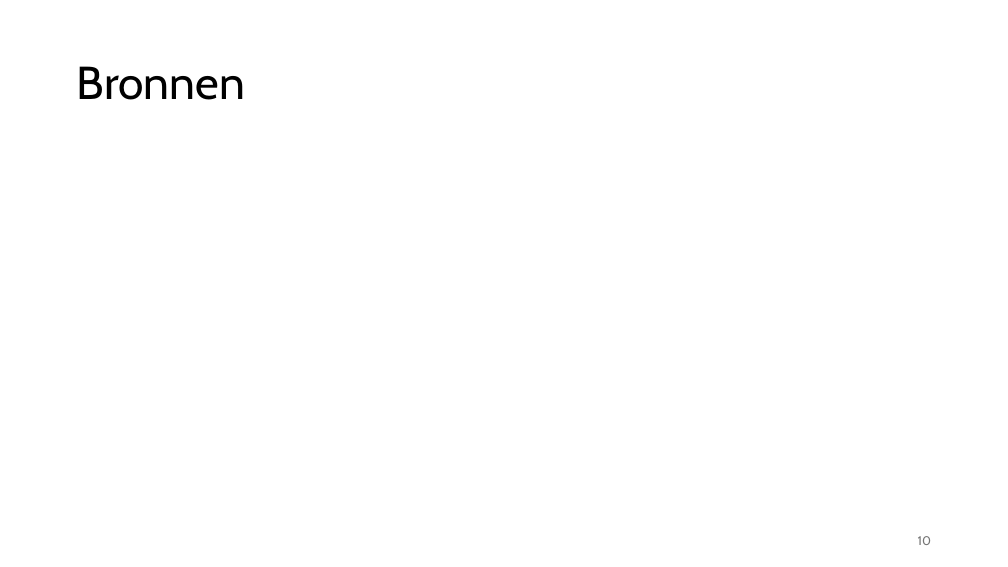
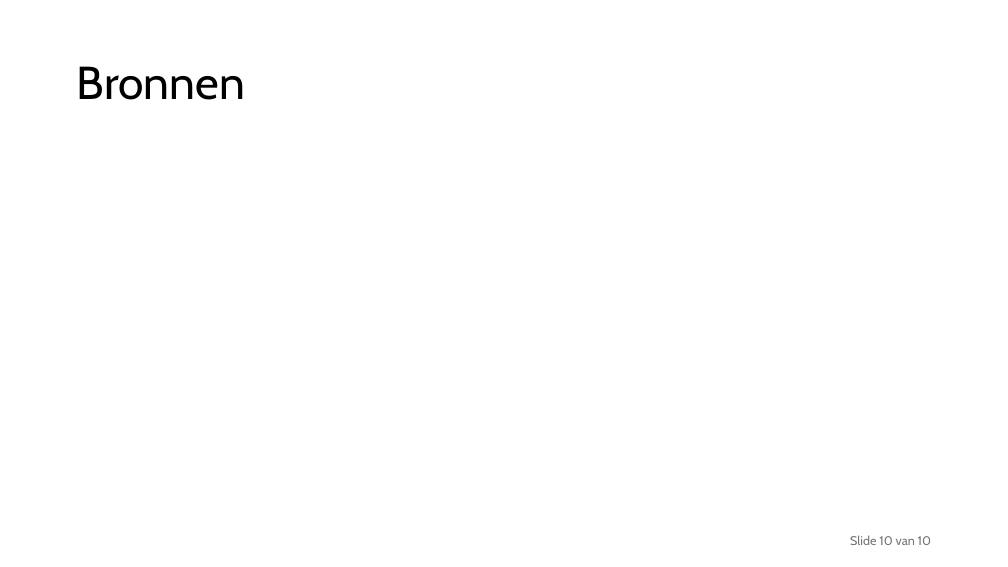
Before and after one commit to delamiro/Embedded-Stepper-Motor, a slide deck: slide 10 of docs/presentatie.odp. Drawn at 1008x567 pixels with LibreOffice and Linux fonts; fonts in the diff are those of the drawing. Boxes give left, top, right and bottom in pixels: in the first picture for what was removed or moved away, otherwise in the second. Text is boxed around its words. In the diff, an @@ line names an element or a change of style, - is before the commit and + after.

```diff
--- a/docs/presentatie.odp
+++ b/docs/presentatie.odp
@@ text at <box>850,535,931,545</box>: text changed @@
-10
+Slide 10 van 10
```
Also in this commit, not shown: 8 other slides changed.
